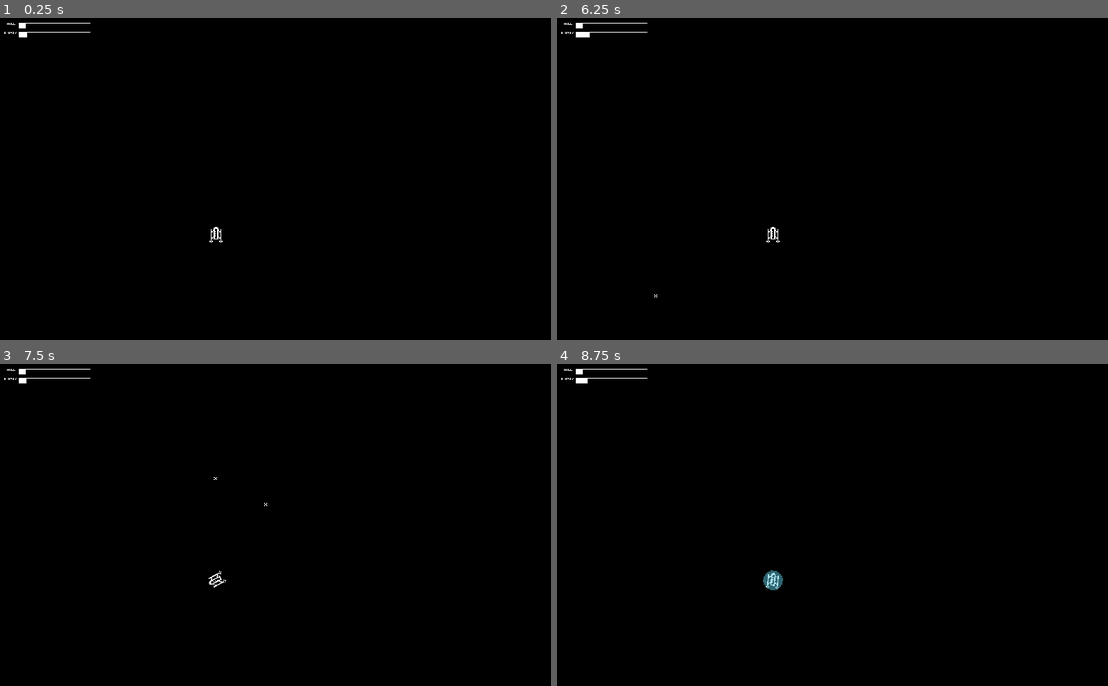
Above: before the commit, frames 1-4 (two rows, left to right).
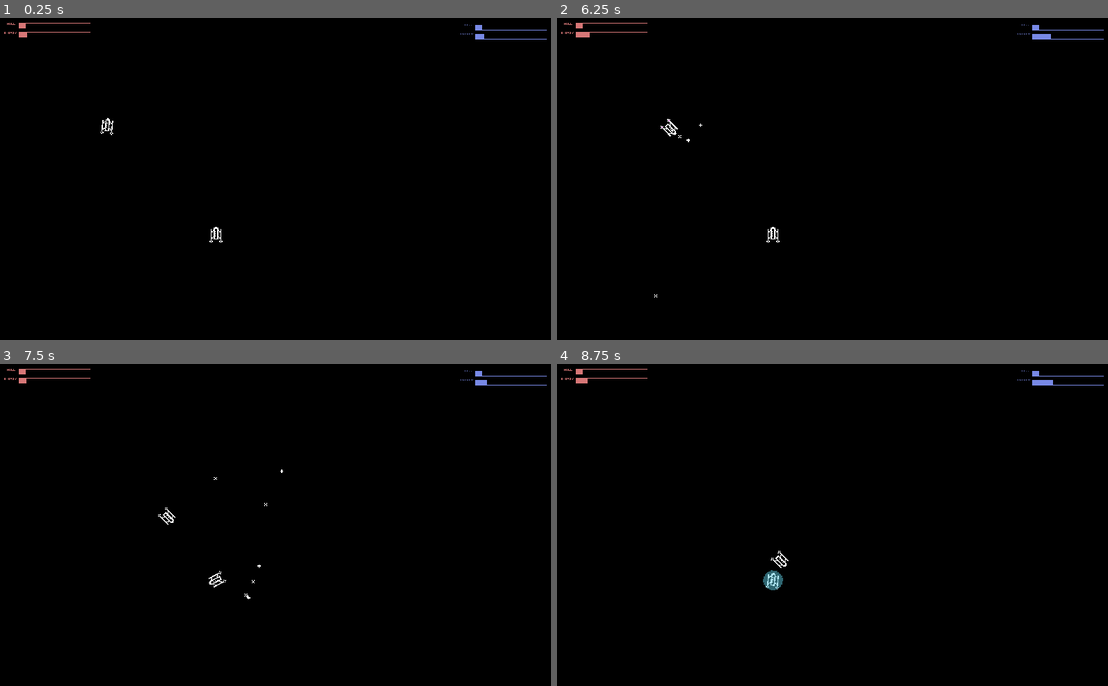
Above: after the commit, the same moments.

Repository: VincentToups/spacegame
Game: Godot game, scene res://Gameplay.tscn
Two runs of this game, one before a commit and one after it. Both use one fixed random seed, a clock stepped at 60 frames per second and the inputs below.
Inputs (mouse positions are in pixels of both pictures, inside the frame that each line leads up to):
- Up to frame 1 (0.25 s): no input
- Up to frame 2 (6.25 s): move the mouse to (953, 162) at 0.52 s; hold D (rotate_up) 0.53-1.25 s; hold S (dead_stop) 0.53-1.25 s; click (953, 162) at 0.67 s; drag from (722, 195) to (804, 246) at 1.27 s; tap Enter at 2, 3.5 s; move the mouse to (887, 108) at 2.02 s; hold D (rotate_up) 2.03-2.75 s; hold Space (shoot) 2.03-2.75 s; drag from (804, 246) to (667, 130) at 2.77 s; move the mouse to (1003, 227) at 3.52 s; hold A (rotate_down) 3.53-4.25 s; hold B (shield) 3.53-4.25 s; drag from (667, 130) to (749, 98) at 4.27 s; tap Space (shoot) at 5 s; move the mouse to (860, 179) at 5.02 s; hold A (rotate_down) 5.03-5.75 s; hold S (dead_stop) 5.03-5.75 s; click (860, 179) at 5.17 s; drag from (749, 98) to (722, 195) at 5.77 s
- Up to frame 3 (7.5 s): move the mouse to (396, 508) at 6.52 s; hold D (rotate_up) 6.53-7.25 s; hold Space (shoot) 6.53-7.25 s; drag from (165, 541) to (247, 592) at 7.27 s
- Up to frame 4 (8.75 s): move the mouse to (887, 454) at 8.02 s; hold A (rotate_down) from 8.03 s (still down); hold B (shield) from 8.03 s (still down)

The runs differ from the first frame. In frame 1, 0.3% of the frame differs, in the area x 0-100%, y 1-37%; in frame 2, 0.3%, in the area x 0-100%, y 1-39%; in frame 3, 0.3%; in frame 4, 0.3%.

Commit message:
Added second player under computer control.

Diff:
--- a/Gameplay.gd
+++ b/Gameplay.gd
@@ -1,8 +1,14 @@
 extends Node2D
 
 var Ship = load("Ship.tscn");
+var BasicAI = load("BasicAI.tscn");
+
 var Status = load("Status.tscn");
 var player = Ship.instance();
+
+var enemy = Ship.instance();
+var enemyAI = BasicAI.instance().init(enemy, player);
+
 export var width : int = 512
 export var height : int = 300
 
@@ -16,13 +22,17 @@
 #	width = get_viewport().get_rect().size.x;
 #	height = get_viewport().get_rect().size.y;
 	player.position = Vector2(200,200);
+	enemy.position = Vector2(100,100);
 	add_child(player);
 	$Player_status.ship = player;
+	$Enemy_status.ship = enemy;
+	add_child(enemyAI);
+	add_child(enemy);
 	pass # Replace with function body.
 
 
 # Called every frame. 'delta' is the elapsed time since the previous frame.
-func _process(delta):
+func _process(_delta):
 	if Input.is_action_pressed("rotate_down"):
 		player.is_turning = "right"
 	if Input.is_action_pressed("rotate_up"):
@@ -43,4 +53,13 @@
 		player.position.y = player.position.y + height;
 	if player.position.y >= height:
 		player.position.y = player.position.y - height;
+
+	if enemy.position.x < 0:
+		enemy.position.x = enemy.position.x + width;
+	if enemy.position.x >= width:
+		enemy.position.x = enemy.position.x - width;
+	if enemy.position.y < 0:
+		enemy.position.y = enemy.position.y + height;
+	if enemy.position.y >= height:
+		enemy.position.y = enemy.position.y - height;
 #	pass
--- a/Gameplay.tscn
+++ b/Gameplay.tscn
@@ -8,8 +8,17 @@
 script = ExtResource( 1 )
 
 [node name="Player_status" parent="." instance=ExtResource( 2 )]
+modulate = Color( 0.847059, 0.470588, 0.470588, 1 )
 margin_left = 0.300888
 margin_top = 0.0641747
 margin_right = 600.301
 margin_bottom = 150.064
 rect_scale = Vector2( 0.15, 0.15 )
+
+[node name="Enemy_status" parent="." instance=ExtResource( 2 )]
+modulate = Color( 0.47451, 0.541176, 0.905882, 1 )
+margin_left = 420.4
+margin_top = 0.810547
+margin_right = 1020.4
+margin_bottom = 150.811
+rect_scale = Vector2( 0.15, 0.15 )
